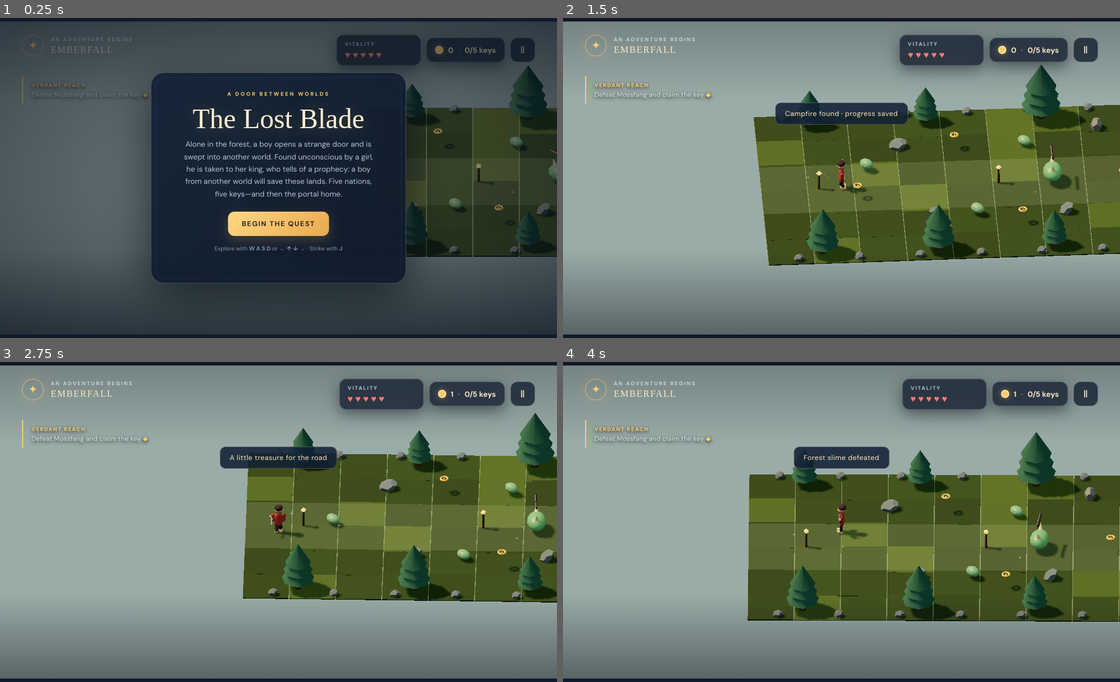
Above: before the commit, frames 1-4 (two rows, left to right).
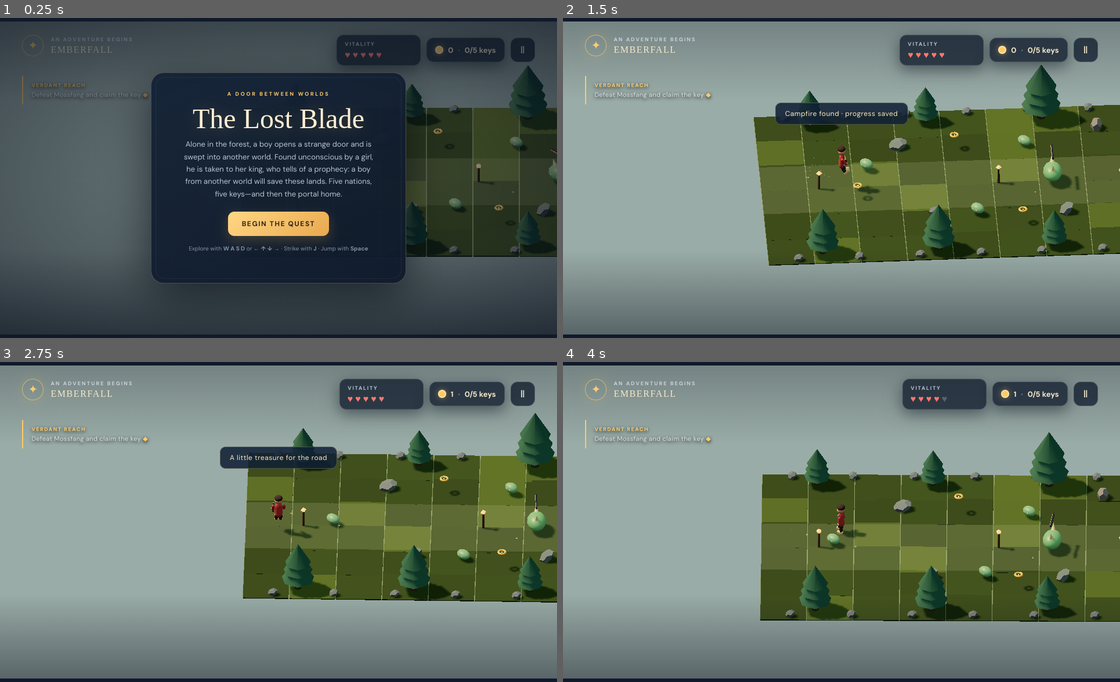
Above: after the commit, the same moments.

Repository: ahiyasam27-hub/PlayGround
Game: browser game, page index.html
Two runs of this game, one before a commit and one after it. Both use one fixed random seed, a clock stepped at 60 frames per second and the inputs below.
Inputs (mouse positions are in pixels of both pictures, inside the frame that each line leads up to):
- Up to frame 1 (0.25 s): no input
- Up to frame 2 (1.5 s): click "BEGIN THE QUEST" at 0.27 s; hold Right from 1.03 s (still down); move the mouse to (841, 210) at 1.07 s; tap Space at 1.1 s
- Up to frame 3 (2.75 s): release Right at 1.53 s; hold Down 1.58-1.85 s; tap Space at 1.6, 2.1, 2.6 s; move the mouse to (167, 490) at 1.67 s; hold Left 1.9-2.47 s; move the mouse to (389, 474) at 2.27 s; tap D at 2.52 s; hold Up from 2.52 s (still down)
- Up to frame 4 (4 s): release Up at 2.82 s; move the mouse to (925, 586) at 2.87 s; hold Right 2.87-3.53 s; tap Space at 3.1, 3.6 s; move the mouse to (702, 598) at 3.47 s; tap A at 3.52 s; hold Up 3.58-3.82 s; hold Left from 3.87 s (still down)

The runs differ from the first frame. In frame 1, 0.2% of the frame differs, in the area x 33-67%, y 71-74%; in frame 2, 0.3%; in frame 3, 0.3%; in frame 4, 12%, in the area x 33-100%, y 10-82%.

Commit message:
Save source and v2 conversation for issue #1
Run: 42341175534
Generation: 42341175534-1794035176118

Diff:
--- a/game.js
+++ b/game.js
@@ -49,7 +49,7 @@
     { name: 'Starfall Crown', boss: 'The Void King', ground: 0x514b72, tile: 0x6a6090, accent: 0xb2a4d1, sky: 0xaaa1c7, leaf: 0x61518b },
   ];
   const WORLD = REGION * REGIONS.length;
-  const input = { left: false, right: false, up: false, down: false, attack: false, stickX: 0, stickY: 0 };
+  const input = { left: false, right: false, up: false, down: false, attack: false, jump: false, jumpPressed: false, stickX: 0, stickY: 0 };
   const rightAxis = new THREE.Vector3(Math.SQRT1_2, 0, -Math.SQRT1_2);
   const depthAxis = new THREE.Vector3(Math.SQRT1_2, 0, Math.SQRT1_2);
   const temp = new THREE.Object3D();
@@ -202,25 +202,44 @@
 
   function createHeroModel() {
     const root = new THREE.Group();
-    const torso = addMesh(root, new THREE.CapsuleGeometry(0.27, 0.48, 4, 8), mats.heroCoat, v3(0, 0.9, 0));
+    const torsoPivot = new THREE.Group();
+    torsoPivot.position.set(0, 0.78, 0);
+    root.add(torsoPivot);
+    const torso = addMesh(torsoPivot, new THREE.CapsuleGeometry(0.27, 0.48, 4, 8), mats.heroCoat, v3(0, 0.12, 0));
     torso.scale.set(0.82, 1, 0.58);
-    addMesh(root, shared.sphere, mats.skin, v3(0, 1.57, 0), { scale: [0.23, 0.25, 0.22] });
-    addMesh(root, shared.sphere, mats.hair, v3(0, 1.72, -0.035), { scale: [0.245, 0.17, 0.235] });
-    addMesh(root, shared.box, mats.heroTrim, v3(0, 0.92, 0.16), { scale: [0.09, 0.6, 0.04], rotation: [0, 0, -0.12] });
-    const legs = [];
+    addMesh(torsoPivot, shared.box, mats.heroTrim, v3(0, 0.13, 0.16), { scale: [0.09, 0.6, 0.04], rotation: [0, 0, -0.12] });
+
+    const headPivot = new THREE.Group();
+    headPivot.position.set(0, 0.69, 0);
+    torsoPivot.add(headPivot);
+    addMesh(headPivot, shared.sphere, mats.skin, v3(0, 0.11, 0), { scale: [0.23, 0.25, 0.22] });
+    addMesh(headPivot, shared.sphere, mats.hair, v3(0, 0.26, -0.035), { scale: [0.245, 0.17, 0.235] });
+
+    const legs = [], feet = [], arms = [];
     for (const side of [-1, 1]) {
-      const leg = addMesh(root, new THREE.CapsuleGeometry(0.105, 0.32, 3, 6), mats.leather, v3(side * 0.12, 0.36, 0.015));
-      legs.push(leg);
-      addMesh(root, shared.box, mats.heroTrim, v3(side * 0.12, 0.1, 0.09), { scale: [0.2, 0.12, 0.34] });
-      addMesh(root, new THREE.CapsuleGeometry(0.09, 0.34, 3, 6), mats.heroCoat, v3(side * 0.32, 1.02, 0), { rotation: [0, 0, side * -0.15] });
-    }
+      const legPivot = new THREE.Group();
+      legPivot.position.set(side * 0.12, 0.58, 0.015);
+      root.add(legPivot);
+      addMesh(legPivot, new THREE.CapsuleGeometry(0.105, 0.32, 3, 6), mats.leather, v3(0, -0.22, 0));
+      const foot = addMesh(legPivot, shared.box, mats.heroTrim, v3(0, -0.49, 0.09), { scale: [0.2, 0.12, 0.34] });
+      legs.push(legPivot);
+      feet.push(foot);
+
+      const armPivot = new THREE.Group();
+      armPivot.position.set(side * 0.29, 0.42, 0);
+      torsoPivot.add(armPivot);
+      addMesh(armPivot, new THREE.CapsuleGeometry(0.09, 0.34, 3, 6), mats.heroCoat, v3(side * 0.025, -0.2, 0));
+      addMesh(armPivot, new THREE.SphereGeometry(0.085, 8, 6), mats.skin, v3(0, -0.4, 0.025));
+      arms.push(armPivot);
+    }
+
     const swordPivot = new THREE.Group();
-    swordPivot.position.set(0.39, 1.08, 0.08);
-    root.add(swordPivot);
-    addMesh(swordPivot, new THREE.BoxGeometry(0.09, 0.56, 0.055), mats.steel, v3(0, 0.36, 0));
-    addMesh(swordPivot, new THREE.BoxGeometry(0.28, 0.07, 0.09), mats.heroTrim, v3(0, 0.08, 0));
-    addMesh(swordPivot, new THREE.CylinderGeometry(0.045, 0.055, 0.22, 7), mats.leather, v3(0, -0.07, 0));
-    return { root, legs, swordPivot };
+    swordPivot.position.set(0, -0.42, 0.04);
+    arms[1].add(swordPivot);
+    addMesh(swordPivot, new THREE.BoxGeometry(0.09, 0.56, 0.055), mats.steel, v3(0, 0.3, 0));
+    addMesh(swordPivot, new THREE.BoxGeometry(0.28, 0.07, 0.09), mats.heroTrim, v3(0, 0.02, 0));
+    addMesh(swordPivot, new THREE.CylinderGeometry(0.045, 0.055, 0.22, 7), mats.leather, v3(0, -0.13, 0));
+    return { root, torsoPivot, torso, headPivot, legs, feet, arms, swordPivot };
   }
 
   function createSlimeModel(isBoss = false, region = 0) {
@@ -305,7 +324,7 @@
 
   function reset() {
     while (actorGroup.children.length) actorGroup.remove(actorGroup.children[0]);
-    hero = { x: 65, y: 220, vx: 0, vy: 0, faceX: 1, faceY: 0, hp: 5, invuln: 0, attack: 0, attackCd: 0, checkpoint: { x: 65, y: 220 }, model: createHeroModel() };
+    hero = { x: 65, y: 220, vx: 0, vy: 0, faceX: 1, faceY: 0, targetYaw: Math.PI / 4, hp: 5, invuln: 0, attack: 0, attackCd: 0, jumpHeight: 0, jumpVelocity: 0, jumpPhase: 'grounded', jumpTimer: 0, landing: 0, gaitPhase: 0, moveBlend: 0, runBlend: 0, idleTime: 0, checkpoint: { x: 65, y: 220 }, model: createHeroModel() };
     actorGroup.add(hero.model.root);
     enemies = []; coins = []; checkpoints = []; gates = []; bosses = []; particles = []; keysFound = 0;
     for (let r = 0; r < REGIONS.length; r++) {
@@ -324,7 +343,8 @@
 
   function placeHero() {
     const p = worldAt(hero.x, hero.y);
-    hero.model.root.position.set(p.x, hero.invuln > 0 ? 0.035 * Math.sin(elapsed * 28) : 0, p.z);
+    const hurtBob = hero.invuln > 0 ? 0.025 * Math.sin(elapsed * 28) : 0;
+    hero.model.root.position.set(p.x, hero.jumpHeight + hurtBob, p.z);
   }
 
   function updateHUD() {
@@ -374,10 +394,15 @@
     const knob = document.getElementById('stickKnob');
     if (knob) knob.style.transform = 'translate(0px, 0px)';
   }
-  const keyMap = { arrowleft: 'left', a: 'left', arrowright: 'right', d: 'right', arrowup: 'up', w: 'up', arrowdown: 'down', s: 'down', j: 'attack', x: 'attack', ' ': 'attack' };
+  const keyMap = { arrowleft: 'left', a: 'left', arrowright: 'right', d: 'right', arrowup: 'up', w: 'up', arrowdown: 'down', s: 'down', j: 'attack', x: 'attack', ' ': 'jump' };
   window.addEventListener('keydown', (event) => {
     const key = event.key.toLowerCase();
-    if (key in keyMap) { event.preventDefault(); input[keyMap[key]] = true; }
+    if (key in keyMap) {
+      event.preventDefault();
+      const action = keyMap[key];
+      if (action === 'jump' && !input.jump) input.jumpPressed = true;
+      input[action] = true;
+    }
     if (key === 'escape') pauseGame();
     if (key === 'enter' && screen !== 'playing') begin();
   });
@@ -391,6 +416,7 @@
     button.addEventListener('pointerdown', (event) => {
       event.preventDefault();
       button.setPointerCapture?.(event.pointerId);
+      if (key === 'jump') input.jumpPressed = true;
       input[key] = true;
       button.classList.add('pressed');
     });
@@ -534,11 +560,86 @@
   }
 
   function faceHero(x, y) {
-    if (Math.hypot(x, y) < 0.08) return;
-    hero.faceX = x; hero.faceY = y;
-    const wx = x * rightAxis.x + y * depthAxis.x;
-    const wz = x * rightAxis.z + y * depthAxis.z;
-    hero.model.root.rotation.y = Math.atan2(wx, wz);
+    const length = Math.hypot(x, y);
+    if (length < 0.08) return;
+    hero.faceX = x / length;
+    hero.faceY = y / length;
+    const wx = hero.faceX * rightAxis.x + hero.faceY * depthAxis.x;
+    const wz = hero.faceX * rightAxis.z + hero.faceY * depthAxis.z;
+    hero.targetYaw = Math.atan2(wx, wz);
+  }
+
+  function animateHero(dt, movementSpeed) {
+    const model = hero.model;
+    const speed01 = THREE.MathUtils.clamp(movementSpeed / 190, 0, 1);
+    const moveTarget = speed01 * speed01 * (3 - 2 * speed01);
+    const runTarget = THREE.MathUtils.clamp((speed01 - 0.48) / 0.28, 0, 1);
+    const blend = 1 - Math.exp(-dt * 9);
+    hero.moveBlend += (moveTarget - hero.moveBlend) * blend;
+    hero.runBlend += (runTarget - hero.runBlend) * (1 - Math.exp(-dt * 6));
+
+    if (movementSpeed > 0.5) {
+      const strideLength = 1.65 + hero.runBlend * 0.65;
+      hero.gaitPhase += (movementSpeed / SCALE) * (Math.PI * 2 / strideLength) * dt;
+    } else hero.idleTime += dt;
+
+    const yawDelta = Math.atan2(Math.sin(hero.targetYaw - model.root.rotation.y), Math.cos(hero.targetYaw - model.root.rotation.y));
+    model.root.rotation.y += yawDelta * (1 - Math.exp(-dt * 13));
+    const yaw = model.root.rotation.y;
+    const worldVX = hero.vx * rightAxis.x + hero.vy * depthAxis.x;
+    const worldVZ = hero.vx * rightAxis.z + hero.vy * depthAxis.z;
+    const forwardSpeed = worldVX * Math.sin(yaw) + worldVZ * Math.cos(yaw);
+    const sideSpeed = worldVX * Math.cos(yaw) - worldVZ * Math.sin(yaw);
+    const locomotion = hero.moveBlend;
+    const run = hero.runBlend;
+    const phase = hero.gaitPhase;
+    const step = Math.sin(phase);
+    const stride = 0.42 + run * 0.24;
+
+    model.torso.scale.y = 1 + Math.sin(elapsed * 2.1) * 0.012 * (1 - locomotion);
+    model.torsoPivot.position.y = 0.78 + Math.abs(Math.sin(phase * 2)) * (0.012 + run * 0.018) * locomotion;
+    model.torsoPivot.rotation.x = 0.025 + locomotion * (0.035 + run * 0.055) + (hero.jumpHeight > 0 ? -0.08 : 0);
+    model.torsoPivot.rotation.z = -sideSpeed / 190 * 0.055 * locomotion + Math.sin(elapsed * 1.35) * 0.012 * (1 - locomotion);
+    model.headPivot.rotation.x = -model.torsoPivot.rotation.x * 0.35;
+    model.headPivot.rotation.y = Math.sin(elapsed * 0.8) * 0.025 * (1 - locomotion);
+
+    for (let i = 0; i < 2; i++) {
+      const legPhase = phase + i * Math.PI;
+      const swing = Math.sin(legPhase);
+      model.legs[i].rotation.x = swing * stride * locomotion;
+      model.feet[i].position.y = -0.49 + Math.max(0, Math.cos(legPhase)) * (0.075 + run * 0.065) * locomotion;
+      model.feet[i].rotation.x = -swing * stride * 0.42 * locomotion;
+      const armSwing = Math.sin(phase + (1 - i) * Math.PI) * (0.28 + run * 0.24) * locomotion;
+      model.arms[i].rotation.x = armSwing;
+      model.arms[i].rotation.z = (i === 0 ? -0.08 : 0.12) * (1 - locomotion);
+    }
+
+    let attackCurve = 0;
+    if (hero.attack > 0) {
+      const progress = 1 - hero.attack / 0.34;
+      attackCurve = Math.sin(Math.max(0, Math.min(1, progress)) * Math.PI);
+      model.arms[1].rotation.x = -0.35 - attackCurve * 0.7;
+      model.arms[1].rotation.z = 0.2 + attackCurve * 0.32;
+      model.swordPivot.rotation.x = -0.45 - attackCurve * 1.6;
+    } else {
+      model.swordPivot.rotation.x = 0;
+    }
+
+    if (hero.jumpHeight > 0 || hero.jumpPhase === 'takeoff') {
+      const tuck = hero.jumpPhase === 'takeoff' ? 0.35 : 1;
+      for (let i = 0; i < 2; i++) {
+        model.legs[i].rotation.x = -0.45 * tuck;
+        model.feet[i].position.y = -0.43;
+        model.arms[i].rotation.x = -0.45 - (i === 0 ? 0.2 : 0);
+      }
+      if (hero.attack <= 0) model.swordPivot.rotation.x = 0.12;
+    } else if (hero.jumpPhase === 'landing') {
+      const compression = Math.sin((hero.landing / 0.24) * Math.PI);
+      model.torsoPivot.position.y -= compression * 0.1;
+      model.torsoPivot.rotation.x += compression * 0.1;
+      model.legs[0].rotation.x = model.legs[1].rotation.x = -compression * 0.18;
+      model.arms[0].rotation.x = -compression * 0.35;
+    }
   }
 
   function startAttack() {
@@ -553,7 +654,7 @@
     const strike = (target, range) => {
       const dx = target.x - hero.x, dy = target.y - hero.y;
       const distance = Math.hypot(dx, dy) || 1;
-      return distance < range && (dx * hero.faceX + dy * hero.faceY) / distance > 0.28;
+      return distance < range;
     };
     for (const enemy of enemies) {
       if (!enemy.alive || !strike(enemy, 65)) continue;
@@ -598,14 +699,36 @@
     if (Math.abs(direction.y) < 0.01) hero.vy *= Math.pow(0.08, dt);
     moveWithCollision(hero, hero.vx * dt, hero.vy * dt, 12);
     if (direction.x || direction.y) faceHero(direction.x, direction.y);
+
+    if (input.jumpPressed) {
+      if (hero.jumpPhase === 'grounded') {
+        hero.jumpPhase = 'takeoff';
+        hero.jumpVelocity = 5.2;
+        hero.jumpTimer = 0;
+      }
+      input.jumpPressed = false;
+    }
+    if (hero.jumpPhase === 'takeoff' || hero.jumpPhase === 'airborne') {
+      hero.jumpTimer += dt;
+      hero.jumpVelocity -= 13 * dt;
+      hero.jumpHeight = Math.max(0, hero.jumpHeight + hero.jumpVelocity * dt);
+      if (hero.jumpPhase === 'takeoff' && hero.jumpTimer >= 0.11) hero.jumpPhase = 'airborne';
+      if (hero.jumpHeight <= 0 && hero.jumpVelocity < 0) {
+        hero.jumpHeight = 0;
+        hero.jumpVelocity = 0;
+        hero.jumpPhase = 'landing';
+        hero.landing = 0.24;
+      }
+    } else if (hero.jumpPhase === 'landing') {
+      hero.landing = Math.max(0, hero.landing - dt);
+      if (hero.landing === 0) hero.jumpPhase = 'grounded';
+    }
+
     if (hero.invuln > 0) hero.invuln = Math.max(0, hero.invuln - dt);
     if (hero.attack > 0) hero.attack = Math.max(0, hero.attack - dt);
     if (hero.attackCd > 0) hero.attackCd = Math.max(0, hero.attackCd - dt);
     if (input.attack && hero.attackCd <= 0) startAttack();
-    hero.model.swordPivot.rotation.x = hero.attack > 0 ? -0.45 - Math.sin((1 - hero.attack / 0.34) * Math.PI) * 1.6 : 0;
-    hero.model.root.position.y = Math.hypot(hero.vx, hero.vy) > 8 ? Math.abs(Math.sin(elapsed * 12)) * 0.07 : 0;
-    hero.model.legs[0].rotation.x = Math.sin(elapsed * 11) * Math.min(0.5, Math.hypot(hero.vx, hero.vy) / 300);
-    hero.model.legs[1].rotation.x = -hero.model.legs[0].rotation.x;
+    animateHero(dt, Math.hypot(hero.vx, hero.vy));
     placeHero();
 
     for (const coin of coins) {
--- a/index.html
+++ b/index.html
@@ -13,7 +13,7 @@
 @media (pointer:coarse),(max-width:760px){.shell{width:100vw;height:100dvh;min-height:0}.mobile-controls{display:flex}. …(590 unchanged characters)…
 @media (max-width:540px) and (min-height:431px){.status{top:max(52px,calc(env(safe-area-inset-top) + 40px));left:12px;right:12px;justify-content:flex-end}.quest{top:104px;left:14px}}
 @media (max-height:430px) and (pointer:coarse){.brand,.status{top:7px}.quest{top:55px}.mobile-controls{padding-bottom:8px}.control{width:49px;height:49px}.control.jump{width:57px;height:57px}.card{padding:14px 20px}.card h1{font-size:30px;margin:6px 0}.card p{margin-bottom:10px}}
-.joystick{position:relative;width:136px;height:136px;border: …(692 unchanged characters)… ovement{display:flex;align-items:center}.control.jump{display:none}@media (max-width:540px){.joystick{width …(69 unchanged characters)…
+.joystick{position:relative;width:136px;height:136px;border: …(692 unchanged characters)… ovement{display:flex;align-items:center}@media (max-width:540px){.joystick{width …(69 unchanged characters)…
 </style>
 </head>
 <body>
@@ -24,9 +24,9 @@
 <div class="status"><div class="health panel"><div class="label">VITALITY</div><div class="hearts" id="hearts">♥♥♥</div …(241 unchanged characters)…
 <div class="quest"><b id="questName">THE KING'S PROPHECY</b><span id="questText">Defeat the guardian and claim the key</span> <span style="color:#ffcb6b">◆</span></div>
 <div class="toast" id="toast"></div>
-<div class="center" id="overlay"><div class="card"><div clas …(476 unchanged characters)… or <b>← ↑ ↓ →</b> · Strike with <b>J</b></p></div></div>
+<div class="center" id="overlay"><div class="card"><div clas …(476 unchanged characters)… or <b>← ↑ ↓ →</b> · Strike with <b>J</b> · Jump with <b>Space</b></p></div></div>
 </div>
-<div class="mobile-controls" id="mobileControls"><div class= …(250 unchanged characters)… k" aria-label="Sword attack">⚔</button></div></div>
+<div class="mobile-controls" id="mobileControls"><div class= …(250 unchanged characters)… k" aria-label="Sword attack">⚔</button><button class="control jump" data-key="jump" aria-label="Jump">↑</button></div></div>
 </main>
 <script type="importmap">{"imports":{"three":"https://cdn.jsdelivr.net/npm/three@0.180.0/build/three.module.js"}}</script>
 <script type="module" src="game.js"></script>
Not shown, changed: .omgithub/checkpoint.json
